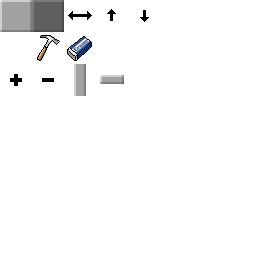
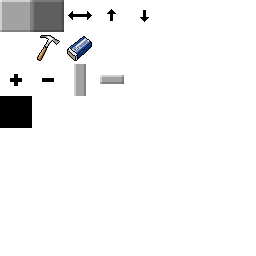
Revision of a layered (256, 256) image; what changed, layer by layer:
painted on "base" over 0, 96, 32, 128
